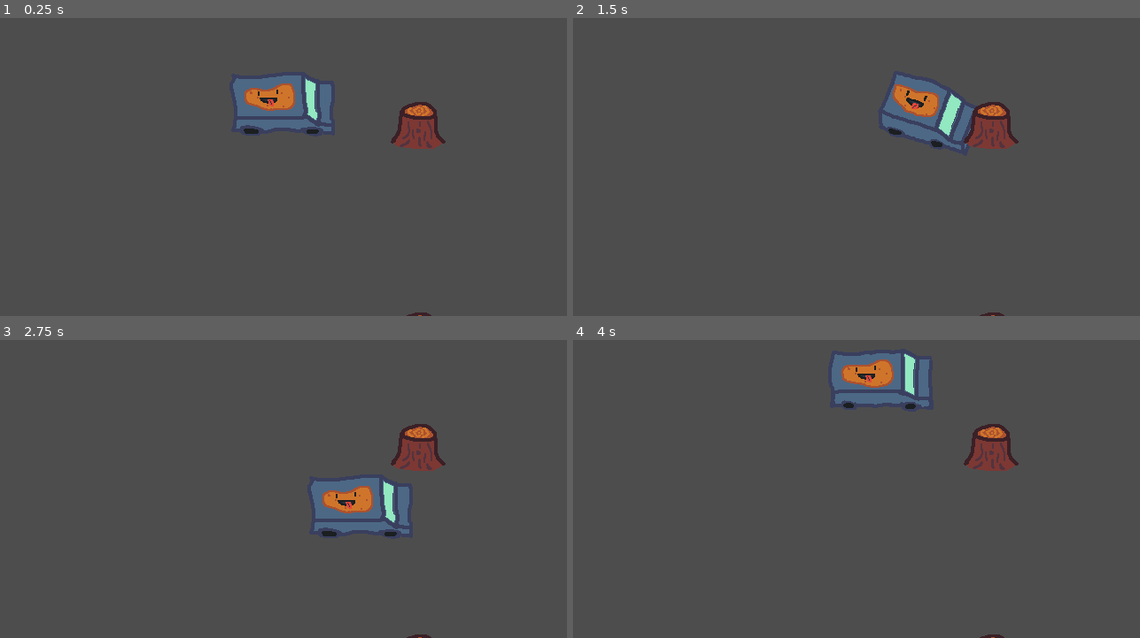
Above: before the commit, frames 1-4 (two rows, left to right).
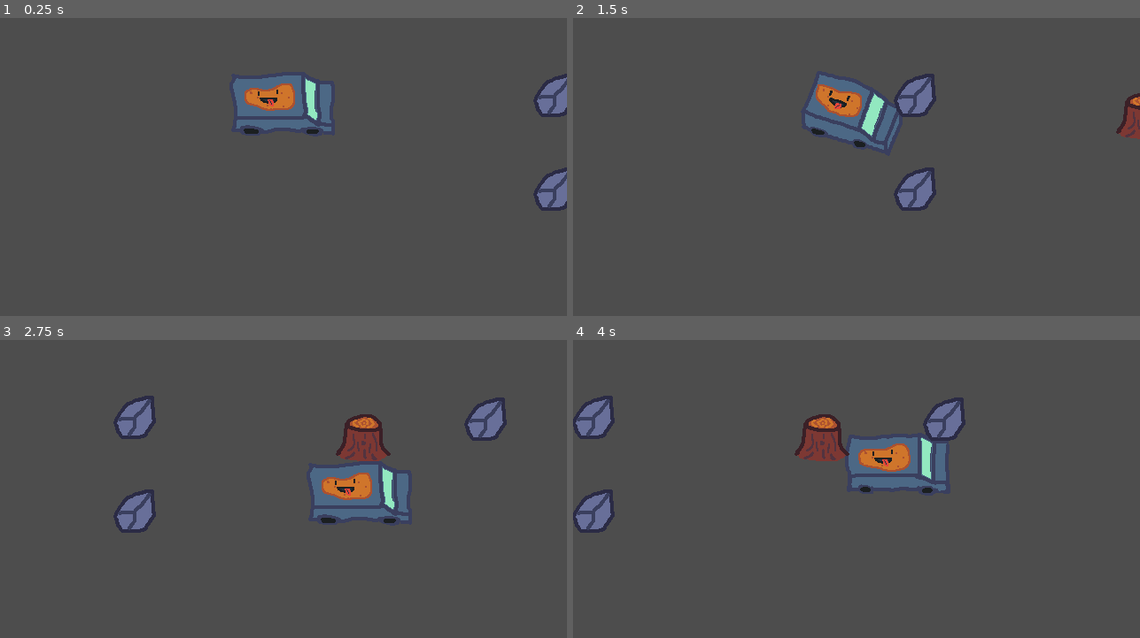
Above: after the commit, the same moments.

Repository: MatricsCode/Cozy-Fall-Jam
Game: Godot game, scene res://Scenes/Main/Main.tscn
Two runs of this game, one before a commit and one after it. Both use one fixed random seed, a clock stepped at 60 frames per second and the inputs below.
Inputs:
- Up to frame 1 (0.25 s): no input
- Up to frame 2 (1.5 s): hold Right (Right) 0.53-1.28 s; hold Down (Down) from 1.28 s (still down)
- Up to frame 3 (2.75 s): release Down (Down) at 2.03 s; hold Right (Right) from 2.03 s (still down)
- Up to frame 4 (4 s): release Right (Right) at 2.78 s; hold Up (Up) 2.78-3.53 s; hold Left (Left) from 3.53 s (still down)

The runs differ from the first frame. In frame 1, 2.2% of the frame differs, in the area x 68-100%, y 18-100%; in frame 2, 6.6%; in frame 3, 6.7%; in frame 4, 9.1%, in the area x 0-79%, y 4-100%.

Commit message:
Added obstacles

Diff:
--- a/Code/GlobalScript/global_script.gd
+++ b/Code/GlobalScript/global_script.gd
@@ -1 +1,17 @@
 extends Node
+
+var current_direction = 1
+var current_multiplier = 1
+var current_speed = 1
+
+func _physics_process(delta):
+	var input = Input.get_axis("Left", "Right")
+
+	if input == 0:
+		current_direction = 2
+	elif input == -1:
+		current_direction = 1
+	elif input == 1:
+		current_direction = 4
+
+	current_speed = current_direction * current_multiplier
--- /dev/null
+++ b/Code/Main/main.gd
@@ -0,0 +1,19 @@
+extends Node2D
+
+const OBSTACLE_LINE = preload("uid://cbyfk238wg2yl")
+@onready var spawn_timer = $SpawnTimer
+
+func _ready():
+	spawn_timer.wait_time = randf_range(0.5, 5)
+	spawn_timer.start()
+	_spawn()
+
+func _on_timer_timeout():
+	spawn_timer.wait_time = randf_range(0.5, 5)
+	spawn_timer.start()
+	_spawn()
+
+func _spawn():
+	var obstacles = OBSTACLE_LINE.instantiate()
+	obstacles.position = Vector2(340.0, -130.0)
+	add_child(obstacles)
--- a/Code/Obstacles/log_obstacle.gd
+++ b/Code/Obstacles/log_obstacle.gd
@@ -2,5 +2,5 @@
 
 func _ready():
 	for i in $Area2D.get_overlapping_bodies():
-		i.queue_free()
+		i.hit()
 	$Area2D.queue_free()
--- a/Code/Obstacles/obstacle line/obstacle_line.gd
+++ b/Code/Obstacles/obstacle line/obstacle_line.gd
@@ -7,9 +7,12 @@
 	var count = 0
 	var last_position = 0
 
-	while count < randi_range(3, 7):
+	while count < randi_range(1, 5):
 		count += 1
 		var obstacle = OBSTACLE_MAIN.instantiate()
-		last_position += randi_range(25, 150)
+		last_position += randi_range(75, 150)
 		obstacle.position.y = last_position
 		add_child(obstacle)
+
+func _physics_process(_delta):
+	position.x -= GlobalScript.current_speed
--- a/Code/Obstacles/obstacle_main.gd
+++ b/Code/Obstacles/obstacle_main.gd
@@ -1,15 +1,24 @@
 extends StaticBody2D
 
+@onready var stump = $Stump
+@onready var stone = $Stone
+@onready var log = $Log
+
+
 func _ready():
-	var obstacle = randi_range(0, get_children().size() -1)
-	var deleate_self = randi_range(0, 1)
-	if deleate_self != 0:
+	var obstacle = randi_range(0, 13)
+	if obstacle <= 5:
+		stone.queue_free()
+		log.queue_free()
+
+	elif obstacle <= 10:
+		stump.queue_free()
+		log.queue_free()
+	elif obstacle <= 11:
+		stump.queue_free()
+		stone.queue_free()
+	else:
 		queue_free()
-	for i in get_children():
-		if i.get_index() != obstacle:
-			i.queue_free()
-		else:
-			i.visible = true
 
 func _hit():
 	queue_free()
--- a/Scenes/Car/Car.tscn
+++ b/Scenes/Car/Car.tscn
@@ -70,6 +70,7 @@
 size = Vector2(7, 48)
 
 [node name="Car" type="CharacterBody2D"]
+y_sort_enabled = true
 script = ExtResource("1_fnsqd")
 
 [node name="AnimatedSprite2D" type="AnimatedSprite2D" parent="."]
--- a/Scenes/Main/Main.tscn
+++ b/Scenes/Main/Main.tscn
@@ -1,12 +1,15 @@
 [gd_scene load_steps=4 format=3 uid="uid://c2toq2ab6un2n"]
 
+[ext_resource type="Script" uid="uid://b2hgu73umbhn8" path="res://Code/Main/main.gd" id="1_cmk6n"]
 [ext_resource type="PackedScene" uid="uid://2wbjquktqfgh" path="res://Scenes/Car/Car.tscn" id="1_p8rbg"]
-[ext_resource type="PackedScene" uid="uid://cbyfk238wg2yl" path="res://Scenes/Obstacle/obstacle_line.tscn" id="2_qtv3y"]
 
 [sub_resource type="RectangleShape2D" id="RectangleShape2D_p8rbg"]
 size = Vector2(540, 20)
 
 [node name="Main" type="Node2D"]
+script = ExtResource("1_cmk6n")
+
+[node name="SpawnTimer" type="Timer" parent="."]
 
 [node name="Camera2D" type="Camera2D" parent="."]
 
@@ -32,5 +35,4 @@
 rotation = 1.5707964
 shape = SubResource("RectangleShape2D_p8rbg")
 
-[node name="ObstacleLine" parent="." instance=ExtResource("2_qtv3y")]
-position = Vector2(152, -89)
+[connection signal="timeout" from="SpawnTimer" to="." method="_on_timer_timeout"]
--- a/Scenes/Obstacle/log.tscn
+++ b/Scenes/Obstacle/log.tscn
@@ -1,17 +1,27 @@
-[gd_scene load_steps=3 format=3 uid="uid://bct84lfc0f6ya"]
+[gd_scene load_steps=5 format=3 uid="uid://bct84lfc0f6ya"]
 
+[ext_resource type="Script" uid="uid://b7u8gkh8y0los" path="res://Code/Obstacles/log_obstacle.gd" id="1_vu7hx"]
 [ext_resource type="Texture2D" uid="uid://csmkbsgwnhkw4" path="res://Art/Obstacles/Trunk1.png" id="2_6hlsy"]
 
-[sub_resource type="RectangleShape2D" id="RectangleShape2D_oetnl"]
-size = Vector2(32, 206)
+[sub_resource type="RectangleShape2D" id="RectangleShape2D_ed4jl"]
+size = Vector2(32, 158)
+
+[sub_resource type="RectangleShape2D" id="RectangleShape2D_vu7hx"]
+size = Vector2(8, 281)
 
 [node name="Log" type="StaticBody2D"]
+y_sort_enabled = true
+script = ExtResource("1_vu7hx")
 
 [node name="Sprite2D" type="Sprite2D" parent="."]
 texture = ExtResource("2_6hlsy")
 
 [node name="CollisionShape2D" type="CollisionShape2D" parent="."]
-position = Vector2(-7, -22)
-shape = SubResource("RectangleShape2D_oetnl")
+position = Vector2(7, -21)
+shape = SubResource("RectangleShape2D_ed4jl")
 
 [node name="Area2D" type="Area2D" parent="."]
+
+[node name="CollisionShape2D" type="CollisionShape2D" parent="Area2D"]
+position = Vector2(2, -14.5)
+shape = SubResource("RectangleShape2D_vu7hx")
--- a/Scenes/Obstacle/obstacle_main.tscn
+++ b/Scenes/Obstacle/obstacle_main.tscn
@@ -1,10 +1,15 @@
-[gd_scene load_steps=3 format=3 uid="uid://bly3j20mkirc"]
+[gd_scene load_steps=5 format=3 uid="uid://bly3j20mkirc"]
 
 [ext_resource type="Script" uid="uid://d052uqwvkabt8" path="res://Code/Obstacles/obstacle_main.gd" id="1_3oqjh"]
 [ext_resource type="PackedScene" uid="uid://ngs8fr7iw0h5" path="res://Scenes/Obstacle/stump.tscn" id="2_gkv08"]
+[ext_resource type="PackedScene" uid="uid://bct84lfc0f6ya" path="res://Scenes/Obstacle/log.tscn" id="3_ci3kf"]
+[ext_resource type="PackedScene" uid="uid://d2adi7mukj3kk" path="res://Scenes/Obstacle/stone.tscn" id="4_ob2d8"]
 
 [node name="ObstacleMain" type="StaticBody2D"]
 script = ExtResource("1_3oqjh")
 
 [node name="Stump" parent="." instance=ExtResource("2_gkv08")]
-visible = false
+
+[node name="Stone" parent="." instance=ExtResource("4_ob2d8")]
+
+[node name="Log" parent="." instance=ExtResource("3_ci3kf")]
--- a/Scenes/Obstacle/stone.tscn
+++ b/Scenes/Obstacle/stone.tscn
@@ -6,6 +6,7 @@
 size = Vector2(32, 22)
 
 [node name="Stone" type="StaticBody2D"]
+y_sort_enabled = true
 
 [node name="Sprite2D" type="Sprite2D" parent="."]
 texture = ExtResource("1_elylk")
--- a/Scenes/Obstacle/stump.tscn
+++ b/Scenes/Obstacle/stump.tscn
@@ -2,14 +2,15 @@
 
 [ext_resource type="Texture2D" uid="uid://c44kyeqkiosaf" path="res://Art/Obstacles/Stump1.png" id="1_qycq4"]
 
-[sub_resource type="RectangleShape2D" id="RectangleShape2D_oetnl"]
-size = Vector2(32, 206)
+[sub_resource type="RectangleShape2D" id="RectangleShape2D_qycq4"]
+size = Vector2(58, 15)
 
 [node name="Stump" type="StaticBody2D"]
+y_sort_enabled = true
 
 [node name="Sprite2D" type="Sprite2D" parent="."]
 texture = ExtResource("1_qycq4")
 
 [node name="CollisionShape2D" type="CollisionShape2D" parent="."]
 position = Vector2(0, 18)
-shape = SubResource("RectangleShape2D_oetnl")
+shape = SubResource("RectangleShape2D_qycq4")
Not shown, added: Code/Main/main.gd.uid
